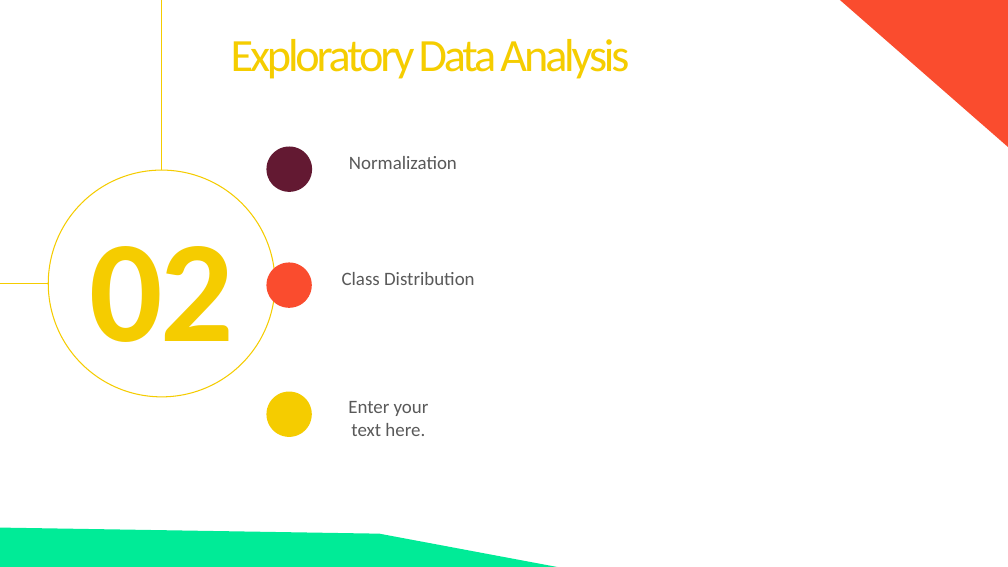
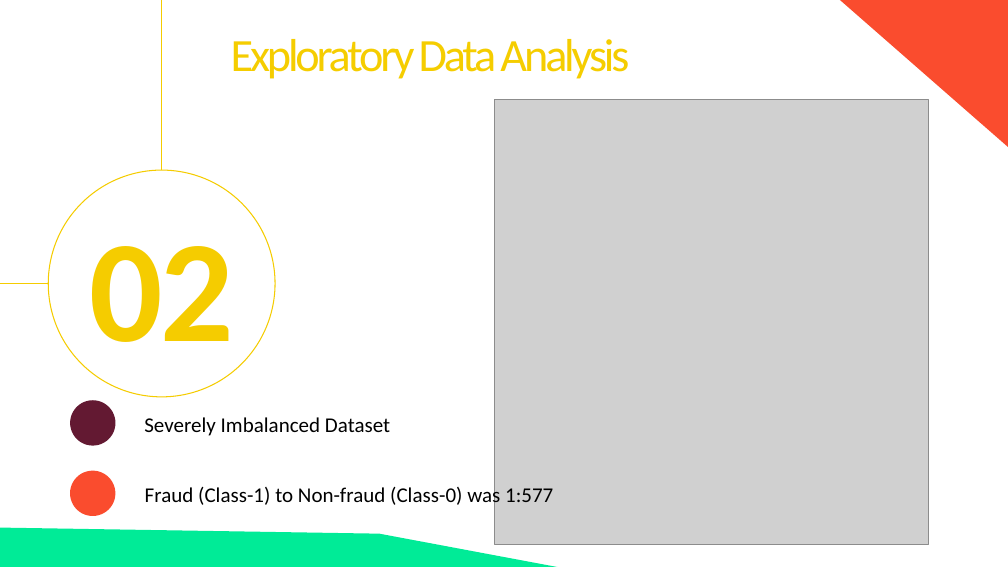
Before and after one commit to fbrowther/Detecting-Fraudulent-Credit-Card-Transactions-Using-Machine-Learning, a slide deck: slide 5 of CreditCardTransactions-Project4Group4.pptx. Drawn at 1008x567 pixels with LibreOffice and Linux fonts; fonts in the diff are those of the drawing; grey boxes stand for pictures. Boxes give left, top, right and bottom in pixels: in the first picture for what was removed or moved away, otherwise in the second. Text is boxed around its words. In the diff, an @@ line names an element or a change of style, - is before the commit and + after.

Commit message:
ppt and images

```diff
--- a/CreditCardTransactions-Project4Group4.pptx
+++ b/CreditCardTransactions-Project4Group4.pptx
@@ picture added at box(495, 100, 929, 544) @@
@@ text removed at box(349, 156, 457, 169) @@
-Normalization
@@ text removed at box(342, 272, 475, 285) @@
-Class Distribution
@@ ellipse: place and size @@
-ellipse at box(266, 147, 312, 192)
+ellipse at box(70, 400, 116, 445)
@@ text added at box(144, 417, 390, 436), 20 pt, text #000000 @@
+Severely Imbalanced Dataset
@@ ellipse removed at box(266, 392, 312, 437) @@
@@ text removed at box(348, 401, 429, 436) @@
-Enter your text here.
@@ ellipse: place and size @@
-ellipse at box(266, 262, 312, 308)
+ellipse at box(70, 471, 116, 516)
@@ text added at box(145, 485, 553, 509), 20 pt, text #000000 @@
+Fraud (Class-1) to Non-fraud (Class-0) was 1:577
```
Also in this commit, not shown: 1 other slide changed, 19 slides added, 39 other files.
